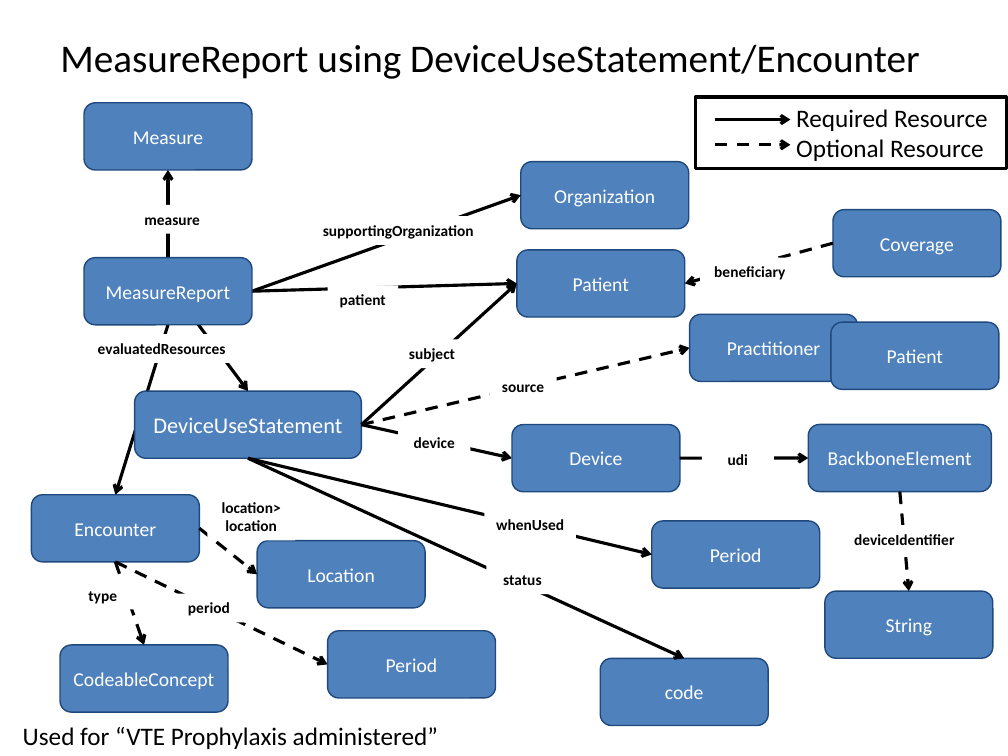
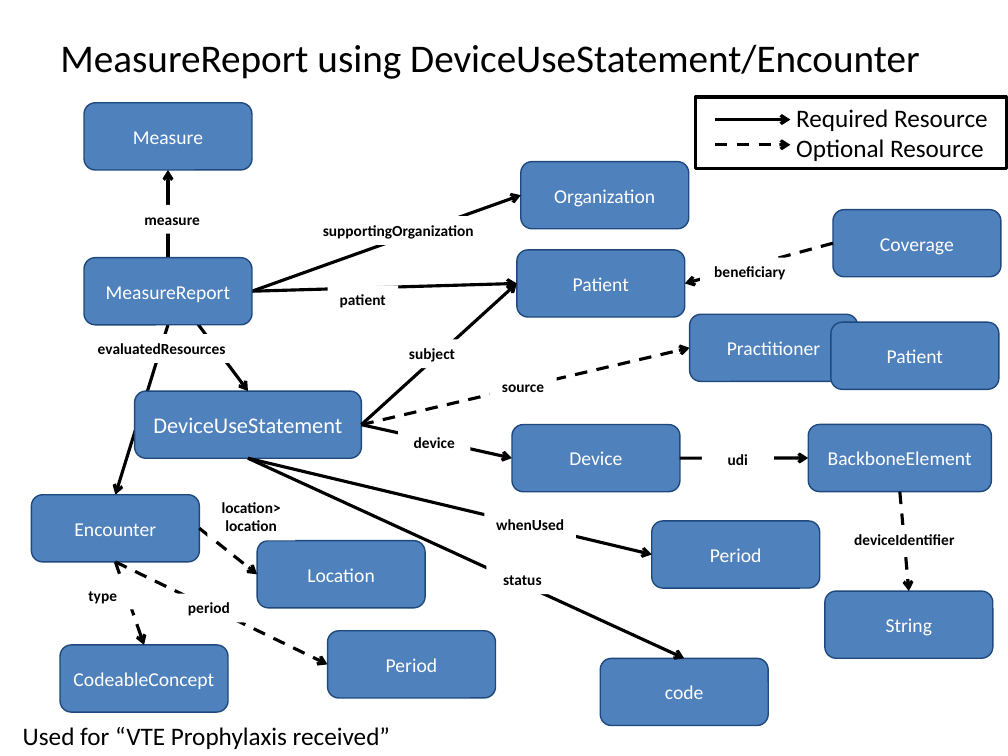
Before and after one commit to HL7/davinci-deqm, a slide deck: slide 6 of source/pages/assets/images/source/DEQM Resource Diagram - VTE.pptx. Drawn at 1008x756 pixels with LibreOffice and Linux fonts; fonts in the diff are those of the drawing. Boxes give left, top, right and bottom in pixels: in the first picture for what was removed or moved away, otherwise in the second. Text is boxed around its words. In the diff, an @@ line names an element or a change of style, - is before the commit and + after.

```diff
--- a/source/pages/assets/images/source/DEQM Resource Diagram - VTE.pptx
+++ b/source/pages/assets/images/source/DEQM Resource Diagram - VTE.pptx
@@ text at box(23, 727, 390, 749): text changed @@
-Used for “VTE Prophylaxis administered”
+Used for “VTE Prophylaxis received”
```
Also in this commit, not shown: 4 other slides changed, 8 slides added, 1 slide removed, 9 other files.
